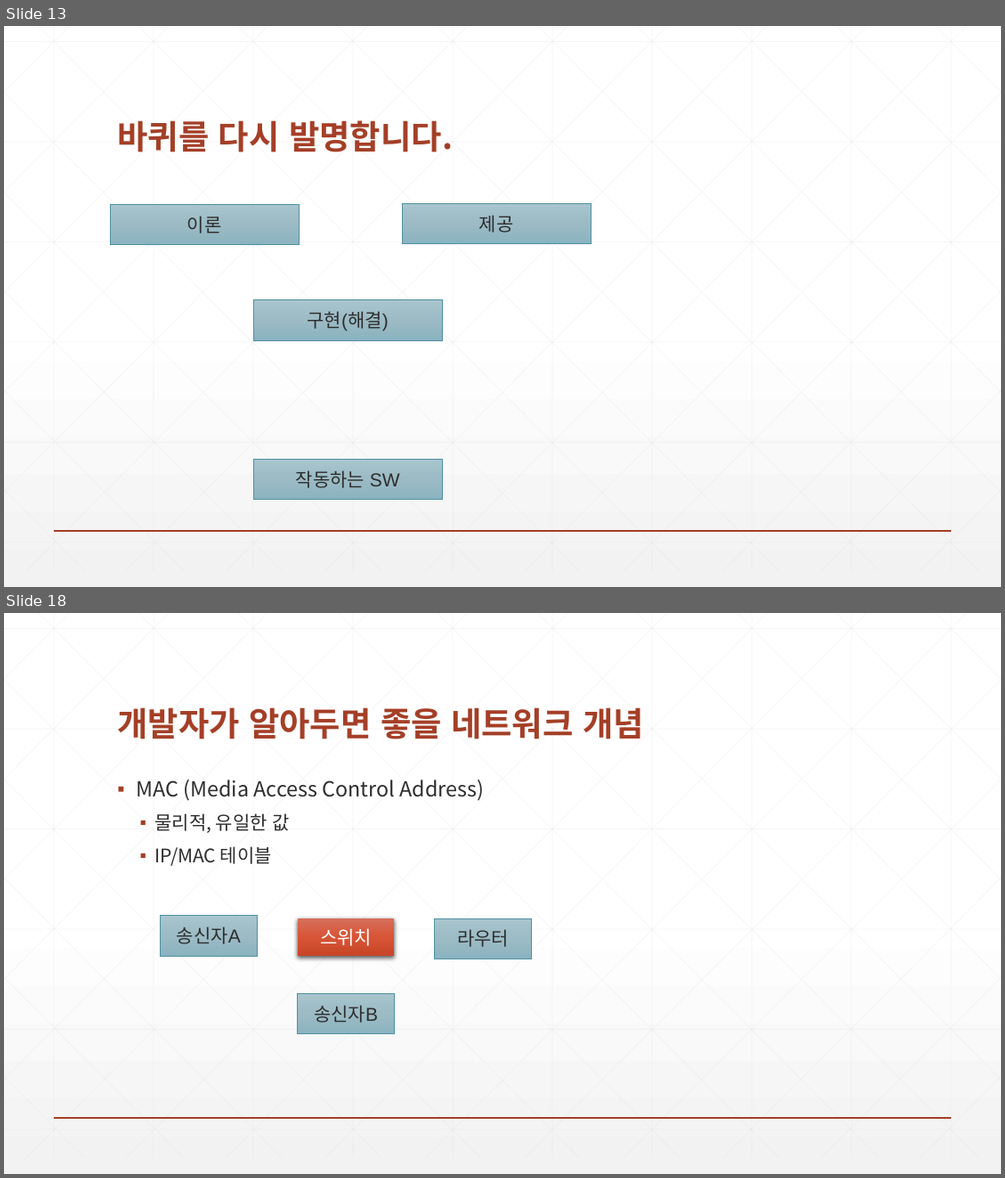
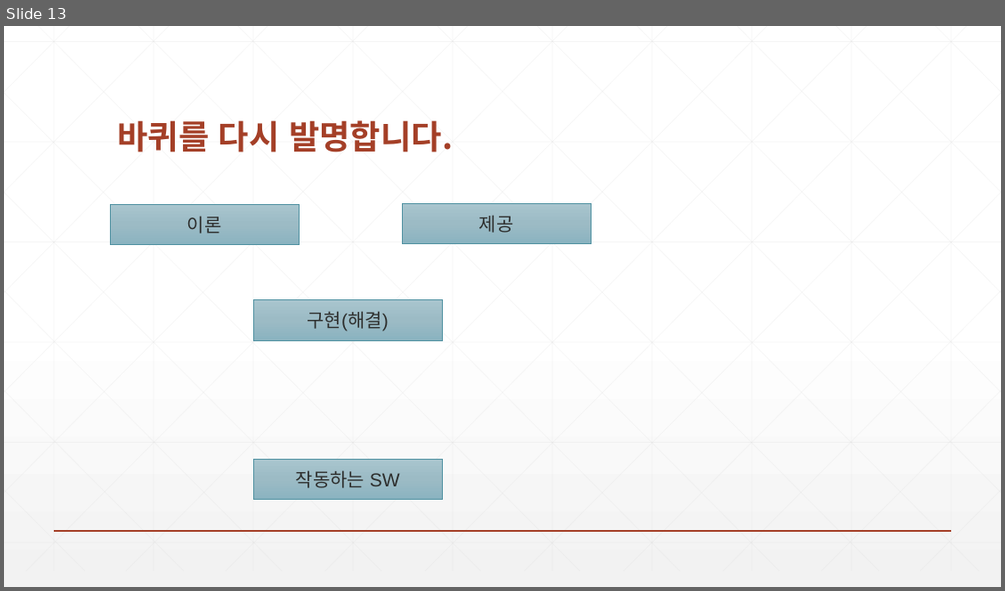
Before and after one commit to zeroshift01/code5, a slide deck: inflearn01/doc/교재.pptx. Shown one above the other, each under a label of ours: slides 13 and 18 before the commit, slide 13 after it; the slides between them are not shown. The pictures are 1005x1178 and 1005x591 pixels, drawn with LibreOffice and Linux fonts; fonts in the diff are those of the drawing. Boxes give left, top, right and bottom in pixels: in the first picture for what was removed or moved away, otherwise in the second. Text is boxed around its words. In the diff, an @@ line names an element or a change of style, - is before the commit and + after.

```diff
--- a/inflearn01/doc/교재.pptx
+++ b/inflearn01/doc/교재.pptx
@@ slide 18 removed at (4, 613, 1001, 1174), background gradient #FFFFFF to #F2F2F2; not listed: 47 template elements that a slide beside it also shows @@
@@ title removed at (117, 707, 644, 739) @@
-개발자가 알아두면 좋을 네트워크 개념
@@ text removed at (136, 779, 484, 866) @@
-▪ MAC (Media Access Control Address)
-  ▪ 물리적, 유일한 값
-  ▪ IP/MAC 테이블
@@ rectangle removed at (161, 915, 257, 956) @@
-송신자A
@@ rectangle removed at (298, 918, 395, 957) @@
-스위치
@@ rectangle removed at (435, 918, 531, 958) @@
-라우터
@@ rectangle removed at (298, 993, 395, 1033) @@
-송신자B
```
Also in this commit, not shown: 7 other slides removed, 15 other files.
